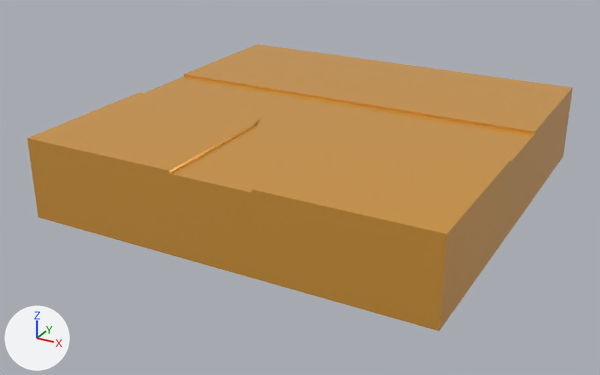
An edit to the glTF model public/models/tile-road-intersection-t.glb, drawn before and after from the same camera.
The view is the same before and after, from a 50 mm lens placed at (27.0, -52.8, 19.7), pointed at (-1.0, -1.9, -5.7). The axes (+X, +Y, +Z) are drawn at lower left. The lights are the same throughout. Where no turn or scale is listed for an object, it has been applied to the vertices.

Before the edit, the objects in view are built like this:
```python
me_tile_road_intersection_t = bpy.data.meshes.new('tile-road-intersection-t')
me_tile_road_intersection_t.from_pydata(...)  # 176 vertices, 346 faces; spans x -15.0..15.0, y -15.0..15.0, z -6.0..0.0
me_tile_road_intersection_t.materials.append(mat_lowpoly_colors)  # orange #e7a747
ob_tile_road_intersection_t = bpy.data.objects.new('tile-road-intersection-t', me_tile_road_intersection_t)
ob_tile_road_intersection_t.location = (0.0, 0.0, 0.0)
```
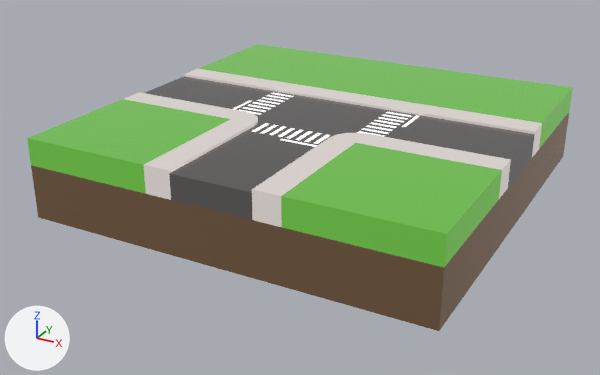
Changed parts and their boxes [x1, y1, x2, y2] in the pictures (600 x 375 px):
'tile-road-intersection-t', recoloured
    both: [27, 44, 573, 331]

The change, as a list of edits to the scene's bpy script:
```text
Add img_base:
    img_base = load_image('base', '_unpacked/base', 1024, 1024, 'sRGB')
Add mat_lowpoly_colors_001:
    mat_lowpoly_colors_001 = bpy.data.materials.new('LOWPOLY-COLORS.001')
    # uses the picture img_base
Change me_tile_road_intersection_t:
    where me_tile_road_intersection_t.from_pydata(...)  # 176 vertices, 346 faces; spans x -15.0..15.0, y -15.0..15.0, z -6.0..0.0
    remove me_tile_road_intersection_t.materials.append(mat_lowpoly_colors)  # orange #e7a747
    add me_tile_road_intersection_t.materials.append(mat_lowpoly_colors_001)
```
